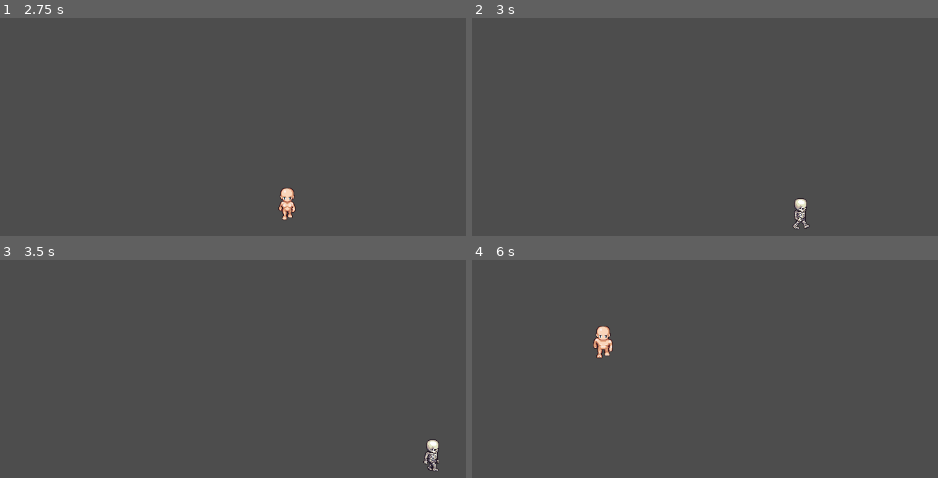
Above: before the commit, frames 1-4 (two rows, left to right).
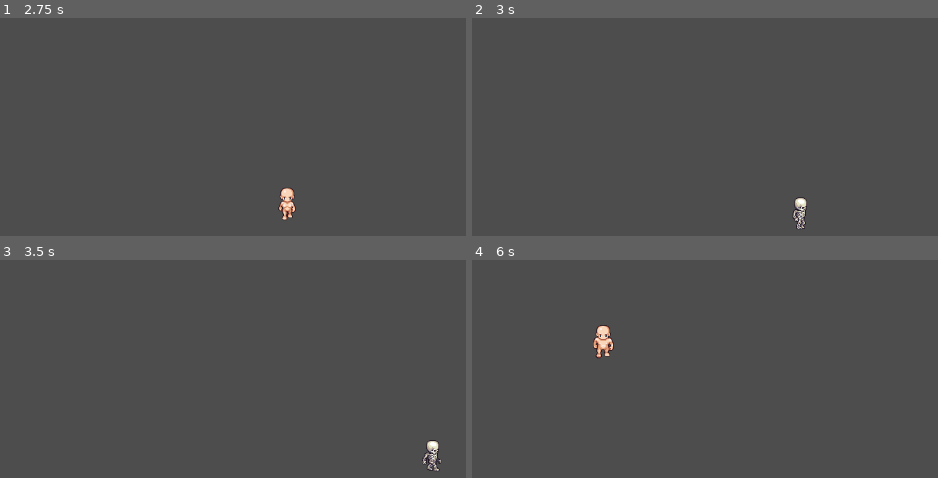
Above: after the commit, the same moments.

Repository: BuiChiBach/project-v-1
Game: Godot game, scene res://scenes/core/Main.tscn
Two runs of this game, one before a commit and one after it. Both use one fixed random seed, a clock stepped at 60 frames per second and the inputs below.
Inputs:
- Up to frame 1 (2.75 s): click "Play" at 0.5 s; tap Enter at 1.25 s; hold Right (ui_right) 1.28-2.03 s; tap 1 at 1.35 s; hold Down (ui_down) from 2.03 s (still down); tap 2 at 2.1 s
- Up to frame 2 (3 s): release Down (ui_down) at 2.78 s; hold Right (ui_right) from 2.78 s (still down); tap 3 at 2.85 s
- Up to frame 3 (3.5 s): keep holding Right (ui_right)
- Up to frame 4 (6 s): release Right (ui_right) at 3.53 s; hold Up (ui_up) 3.53-4.28 s; tap 4 at 3.6 s; hold Left (ui_left) 4.28-5.78 s; tap 5 at 4.35 s; tap Space at 5 s; tap 6 at 5.1 s; hold Down (ui_down) from 5.78 s (still down); tap 1 at 5.85 s

Frame 1 is identical in both runs. In frame 2, 0.3% of the frame differs, in the area x 68-73%, y 82-97%; in frame 3, 0.3%; in frame 4, 0.3%.

Commit message:
change sword texture

Diff:
--- a/scenes/hunters/Hunters.tscn
+++ b/scenes/hunters/Hunters.tscn
@@ -146,7 +146,7 @@
 
 [sub_resource type="Animation" id="Animation_6olut"]
 resource_name = "slash_down"
-length = 0.8
+length = 0.6
 loop_mode = 1
 tracks/0/type = "value"
 tracks/0/imported = false
@@ -175,7 +175,7 @@
 
 [sub_resource type="Animation" id="Animation_71fbr"]
 resource_name = "slash_left"
-length = 0.8
+length = 0.6
 loop_mode = 1
 tracks/0/type = "value"
 tracks/0/imported = false
@@ -233,7 +233,7 @@
 
 [sub_resource type="Animation" id="Animation_pg3sj"]
 resource_name = "slash_up"
-length = 0.8
+length = 0.6
 loop_mode = 1
 tracks/0/type = "value"
 tracks/0/imported = false
@@ -320,7 +320,7 @@
 
 [sub_resource type="Animation" id="Animation_5y4fp"]
 resource_name = "walk_right"
-length = 0.8
+length = 0.9
 loop_mode = 1
 tracks/0/type = "value"
 tracks/0/imported = false
@@ -484,3 +484,5 @@
 anim_player = NodePath("../AnimationPlayer")
 parameters/Idle/blend_position = Vector2(0, 0)
 parameters/Walk/blend_position = Vector2(0, 0)
+
+[node name="WeaponHolder" type="Node2D" parent="Visual" unique_id=720231598]
Binary file removed: assets/sprites/weapon/longsword.png
Not shown, removed: assets/sprites/weapon/longsword.png.import
